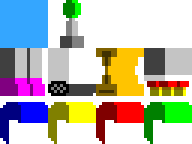
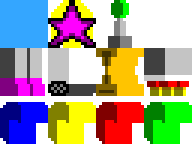
Layer changes from the first (192, 144) image to the second:
removed layer "Layer 6" over [60, 36, 84, 48]
added layer "Layer 8 copy" above "Layer 8" over [48, 0, 96, 48]
added layer "Layer 8" above "Layer 5" over [48, 0, 96, 48]
painted on "Layer 5" over [63, 0, 132, 48]
painted on "Layer 2" over [105, 120, 180, 144]
painted on "Layer 1" over [9, 120, 84, 144]
